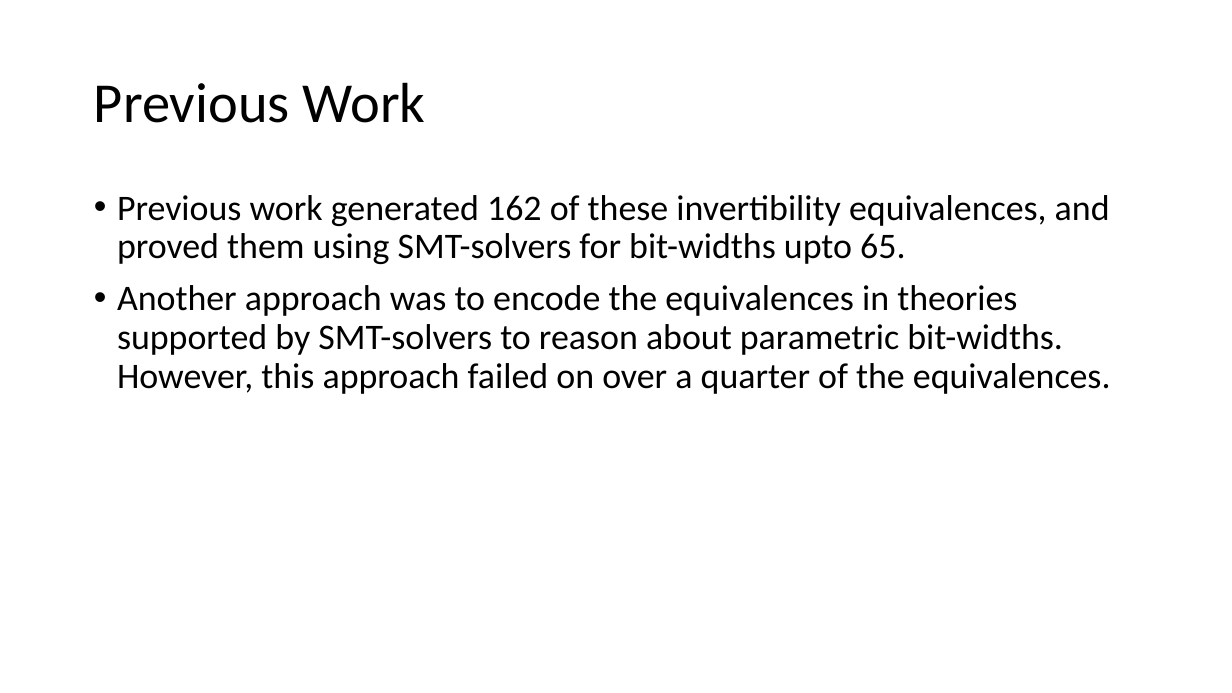
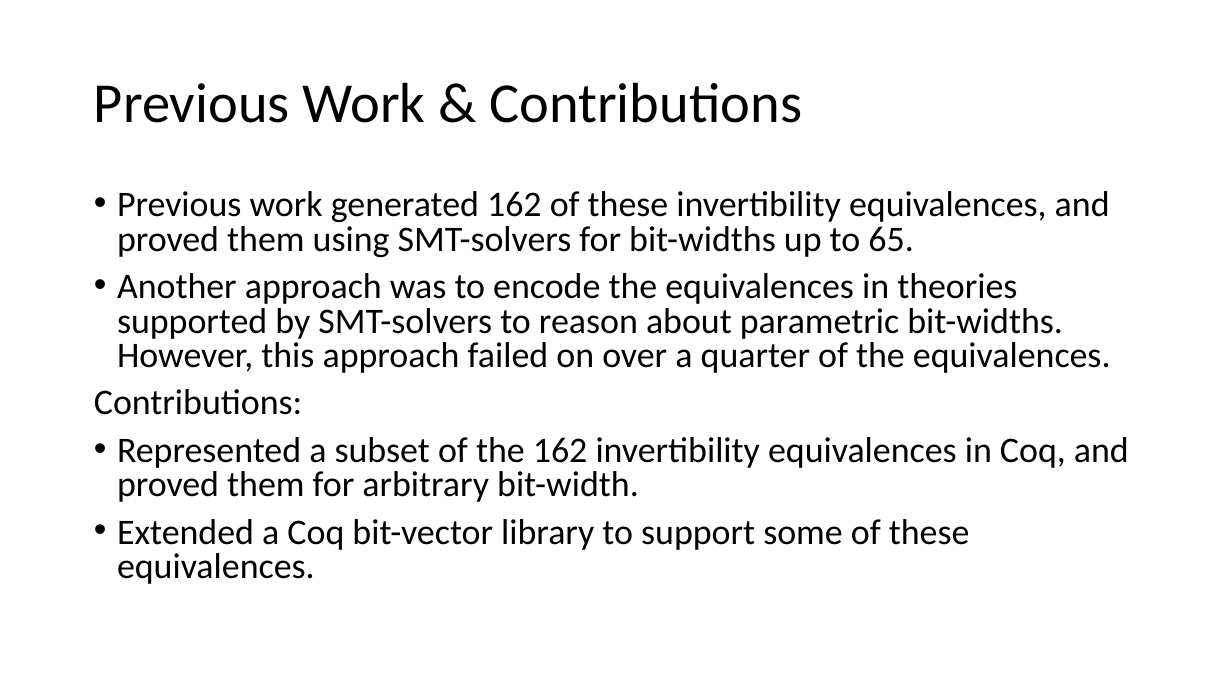
Before and after one commit to arjunvish/pxtp2019presentation, a slide deck: slide 6 of Presentation.pptx. Drawn at 1232x693 pixels with LibreOffice and Linux fonts; fonts in the diff are those of the drawing. Boxes give left, top, right and bottom in pixels: in the first picture for what was removed or moved away, otherwise in the second. Text is boxed around its words. In the diff, an @@ line names an element or a change of style, - is before the commit and + after.

```diff
--- a/Presentation.pptx
+++ b/Presentation.pptx
@@ title at (94, 82, 802, 123): text changed @@
-Previous Work
+Previous Work & Contributions
@@ text at (117, 191, 1110, 257): text changed @@
-• Previous work generated 162 of these invertibility equivalences, and proved them using SMT-solvers for bit-widths upto 65.
+• Previous work generated 162 of these invertibility equivalences, and proved them using SMT-solvers for bit-widths up to 65.
@@ text at (117, 273, 1111, 373): line spacing 0.9 to 0.8 @@
@@ text at (94, 389, 1129, 584): paragraphs added @@
+Contributions:
+• Represented a subset of the 162 invertibility equivalences in Coq, and proved them for arbitrary bit-width.
+• Extended a Coq bit-vector library to support some of these equivalences.
```
Also in this commit, not shown: 2 other slides changed, 1 slide added, 2 other files.
